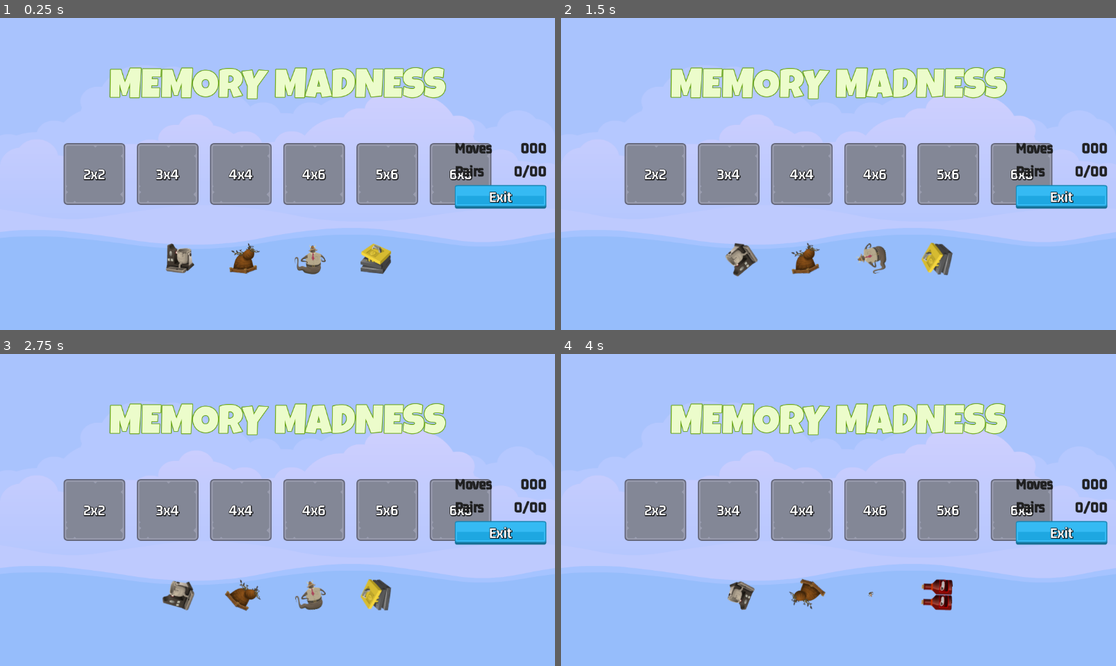
Above: before the commit, frames 1-4 (two rows, left to right).
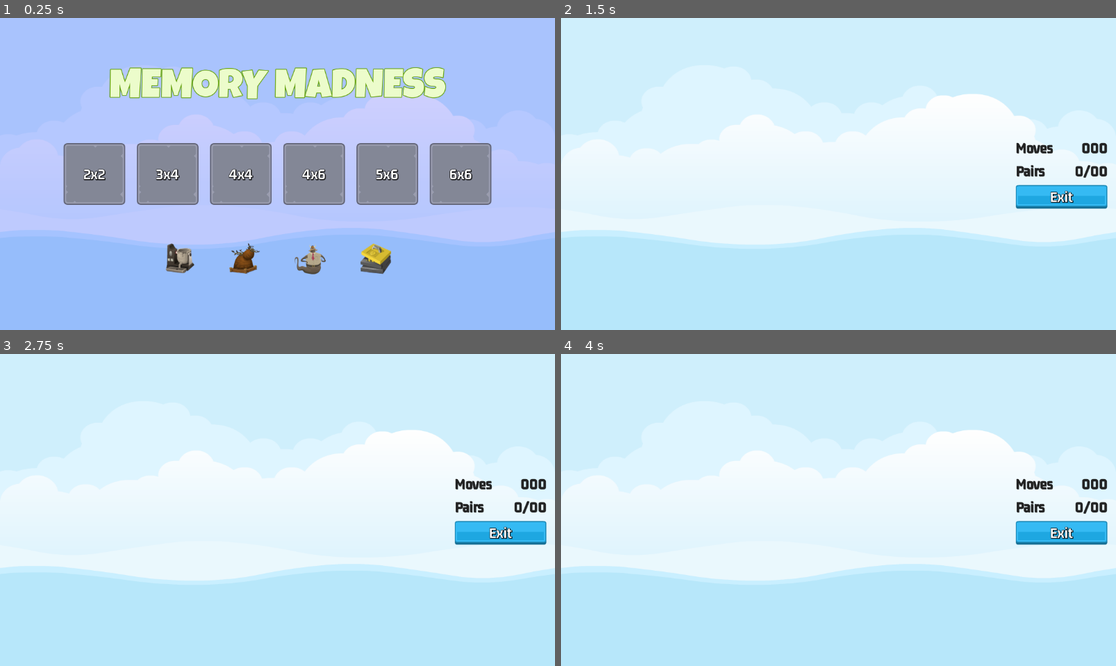
Above: after the commit, the same moments.

Repository: bluewind109/Memory-Madness
Game: Godot game, scene res://master_scene/master_scene.tscn
Same seed, same stepped clock (60 frames per second), same inputs: the game is played once before the commit and once after it.
Inputs (mouse positions are in pixels of both pictures, inside the frame that each line leads up to):
- Up to frame 1 (0.25 s): no input
- Up to frame 2 (1.5 s): click "2x2" at 0.5 s; click (727, 174) at 1.25 s, where only the run before the commit has a clickable "3x4"
- Up to frame 3 (2.75 s): click (238, 510) at 2 s, where only the run before the commit has a clickable "4x4"
- Up to frame 4 (4 s): click (877, 510) at 2.75 s, where only the run before the commit has a clickable "4x6"; click (949, 510) at 3.5 s, where only the run before the commit has a clickable "5x6"

The runs differ from the first frame. In frame 1, 1.8% of the frame differs, in the area x 81-99%, y 39-62%; in frame 2, 98%, in the area x 0-100%, y 0-100%; in frame 3, 98%; in frame 4, 98%.

Commit message:
Setup navigation between screens

Diff:
--- /dev/null
+++ b/game_screen/game_screen.gd
@@ -0,0 +1,8 @@
+extends Control
+
+
+func _ready():
+	pass
+
+func _on_exit_button_pressed() -> void:
+	SignalManager.on_game_exit_pressed.emit()
--- a/game_screen/game_screen.tscn
+++ b/game_screen/game_screen.tscn
@@ -1,5 +1,6 @@
-[gd_scene load_steps=6 format=3 uid="uid://cm0283hu34evf"]
+[gd_scene load_steps=7 format=3 uid="uid://cm0283hu34evf"]
 
+[ext_resource type="Script" path="res://game_screen/game_screen.gd" id="1_ci2s8"]
 [ext_resource type="LabelSettings" uid="uid://co817j3wc6wd" path="res://GM_32_dark_grey.tres" id="1_oy86j"]
 [ext_resource type="Texture2D" uid="uid://cbtgdcgkm25ru" path="res://assets/ui/blue_button00.png" id="2_etqve"]
 [ext_resource type="Texture2D" uid="uid://dliauay8tgdev" path="res://assets/ui/yellow_button00.png" id="3_lpsn8"]
@@ -13,6 +14,7 @@
 anchor_bottom = 1.0
 grow_horizontal = 2
 grow_vertical = 2
+script = ExtResource("1_ci2s8")
 
 [node name="HB" type="HBoxContainer" parent="."]
 layout_mode = 1
--- a/level_button/level_button.gd
+++ b/level_button/level_button.gd
@@ -16,3 +16,4 @@
 
 func _on_pressed():
 	SoundManager.play_button_click(click_sound)
+	SignalManager.on_level_selected.emit(_level_number)
--- /dev/null
+++ b/master_scene/master_scene.gd
@@ -0,0 +1,22 @@
+extends CanvasLayer
+
+@onready var main_screen = $MainScreen
+@onready var game_screen = $GameScreen
+@onready var bgm = $BGM
+
+func _ready():
+	on_game_exit_pressed()
+	SignalManager.on_game_exit_pressed.connect(on_game_exit_pressed)
+	SignalManager.on_level_selected.connect(on_level_selected)
+
+func show_game(val: bool) -> void:
+	game_screen.visible = val
+	main_screen.visible = !val
+
+func on_game_exit_pressed() -> void:
+	show_game(false)
+	SoundManager.play_sound(bgm, SoundManager.SOUND_MAIN_MENU)
+
+func on_level_selected(level_num: int) -> void:
+	show_game(true)
+	SoundManager.play_sound(bgm, SoundManager.SOUND_IN_GAME)
--- a/master_scene/master_scene.tscn
+++ b/master_scene/master_scene.tscn
@@ -1,10 +1,12 @@
-[gd_scene load_steps=4 format=3 uid="uid://dh572avwhnn4a"]
+[gd_scene load_steps=5 format=3 uid="uid://dh572avwhnn4a"]
 
+[ext_resource type="Script" path="res://master_scene/master_scene.gd" id="1_6ri48"]
 [ext_resource type="Texture2D" uid="uid://chjc4kdky5k7e" path="res://assets/images/backgroundEmpty.png" id="1_rtu2r"]
 [ext_resource type="PackedScene" uid="uid://1ito4jpdhijs" path="res://main_screen/main_screen.tscn" id="2_0vmkn"]
 [ext_resource type="PackedScene" uid="uid://cm0283hu34evf" path="res://game_screen/game_screen.tscn" id="3_a6je8"]
 
 [node name="MasterScene" type="CanvasLayer"]
+script = ExtResource("1_6ri48")
 
 [node name="TextureRect" type="TextureRect" parent="."]
 anchors_preset = 15
@@ -17,3 +19,5 @@
 [node name="MainScreen" parent="." instance=ExtResource("2_0vmkn")]
 
 [node name="GameScreen" parent="." instance=ExtResource("3_a6je8")]
+
+[node name="BGM" type="AudioStreamPlayer" parent="."]
--- a/project.godot
+++ b/project.godot
@@ -17,9 +17,10 @@
 
 [autoload]
 
+SignalManager="*res://singletons/signal_manager.gd"
 ImageManager="*res://singletons/image_manager.gd"
+SoundManager="*res://singletons/sound_manager.gd"
 GameManager="*res://singletons/game_manager.gd"
-SoundManager="*res://singletons/sound_manager.gd"
 
 [rendering]
 
--- /dev/null
+++ b/singletons/signal_manager.gd
@@ -0,0 +1,4 @@
+extends Node
+
+signal on_level_selected(level_num: int)
+signal on_game_exit_pressed
